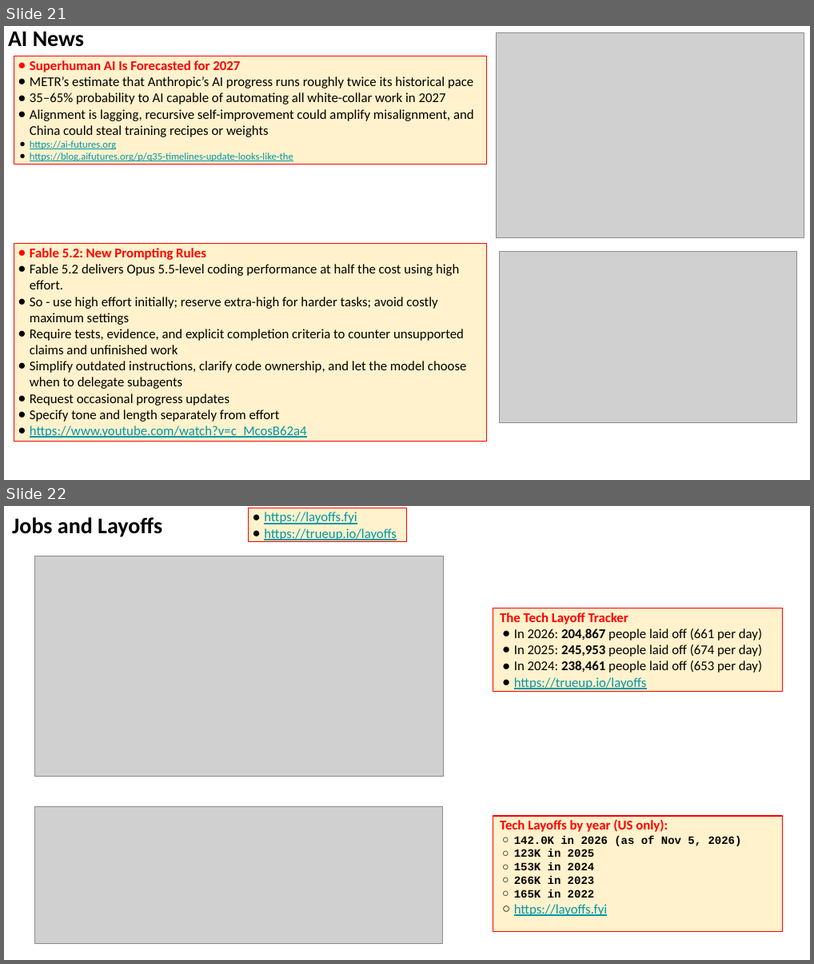
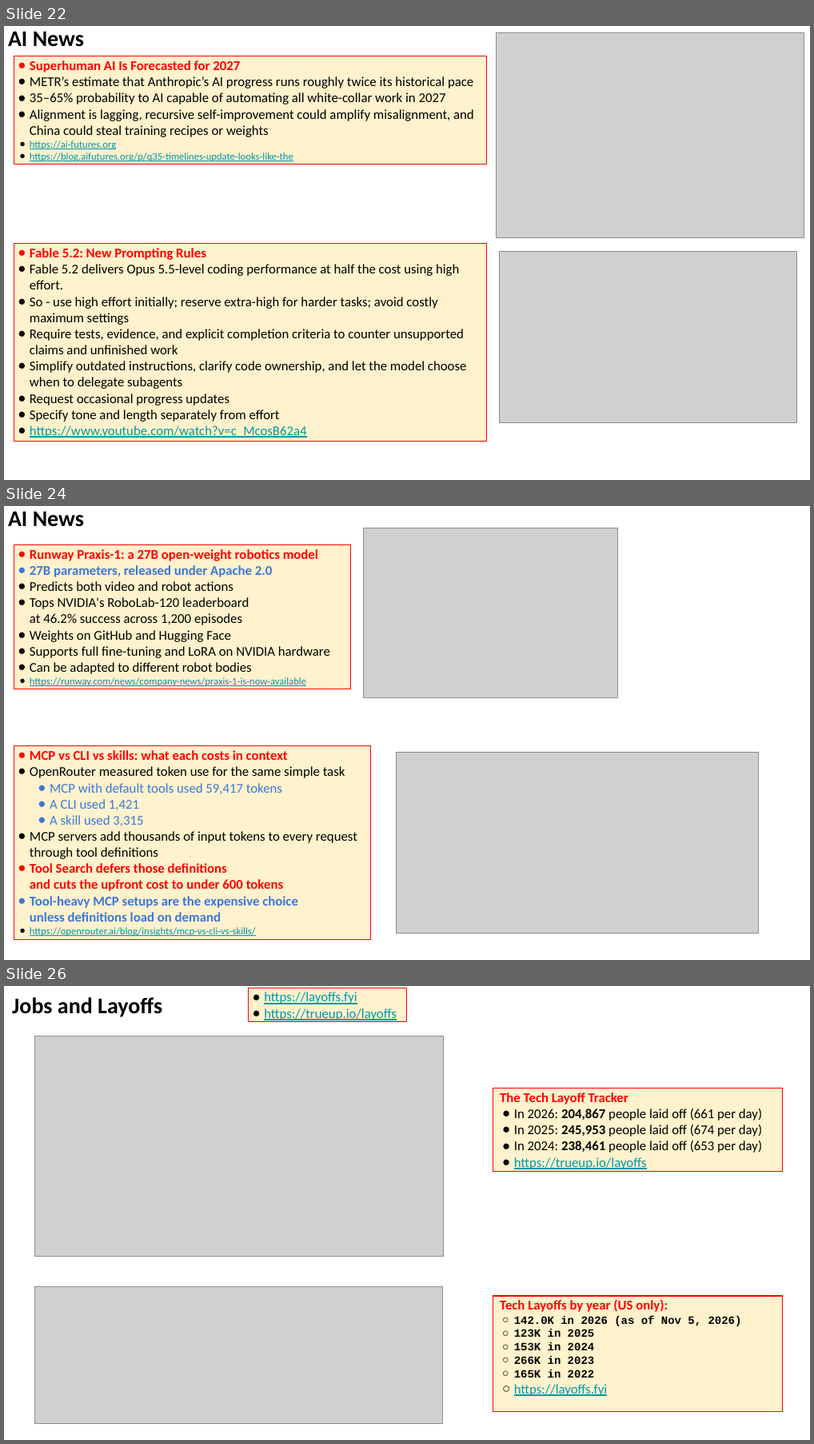
Before and after one commit to lselector/seminar, a slide deck: 2026/2026-11-13-AI-News.pptx. Shown one above the other, each under a label of ours: slides 21 and 22 before the commit, slides 22, 24 and 26 after it; the slides between them are not shown. The pictures are 814x964 and 814x1444 pixels, drawn with LibreOffice and Linux fonts; fonts in the diff are those of the drawing; grey boxes stand for pictures. Boxes give left, top, right and bottom in pixels: in the first picture for what was removed or moved away, otherwise in the second. Text is boxed around its words. In the diff, an @@ line names an element or a change of style, - is before the commit and + after.

```diff
--- a/2026/2026-11-13-AI-News.pptx
+++ b/2026/2026-11-13-AI-News.pptx
@@ slide 24 added at <box>4,506,810,960</box>, background #FFFFFF @@
@@ text added at <box>8,511,84,527</box>, 20 pt, text #000000, bold @@
+AI News
@@ picture added at <box>364,528,618,697</box> @@
@@ rectangle added at <box>14,544,350,689</box>, fill #FFF2CC, outline #FF0000 0.75 pt, 12 pt, text #000000 @@
+● Runway Praxis-1: a 27B open-weight robotics model
+● 27B parameters, released under Apache 2.0
+● Predicts both video and robot actions
+● Tops NVIDIA's RoboLab-120 leaderboard
+  at 46.2% success across 1,200 episodes
+● Weights on GitHub and Hugging Face
+● Supports full fine-tuning and LoRA on NVIDIA hardware
+● Can be adapted to different robot bodies
+● https://runway.com/news/company-news/praxis-1-is-now-available
@@ rectangle added at <box>14,746,371,939</box>, fill #FFF2CC, outline #FF0000 0.75 pt, 12 pt, text #3C78D8 @@
+● MCP vs CLI vs skills: what each costs in context
+● OpenRouter measured token use for the same simple task
+● MCP with default tools used 59,417 tokens
+● A CLI used 1,421
+● A skill used 3,315
+● MCP servers add thousands of input tokens to every request
+  through tool definitions
+● Tool Search defers those definitions
+  and cuts the upfront cost to under 600 tokens
+● Tool-heavy MCP setups are the expensive choice
+  unless definitions load on demand
+● https://openrouter.ai/blog/insights/mcp-vs-cli-vs-skills/
@@ picture added at <box>396,752,758,933</box> @@
@@ what was slide 21 is now slide 22 @@
@@ what was slide 22 is now slide 26 @@
```
Also in this commit, not shown: 4 slides changed, 3 other slides added.
